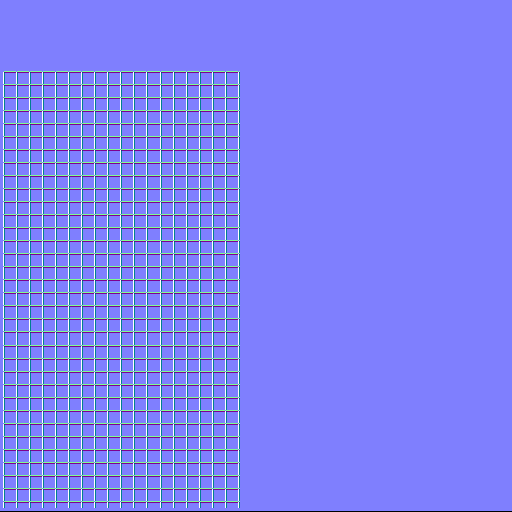
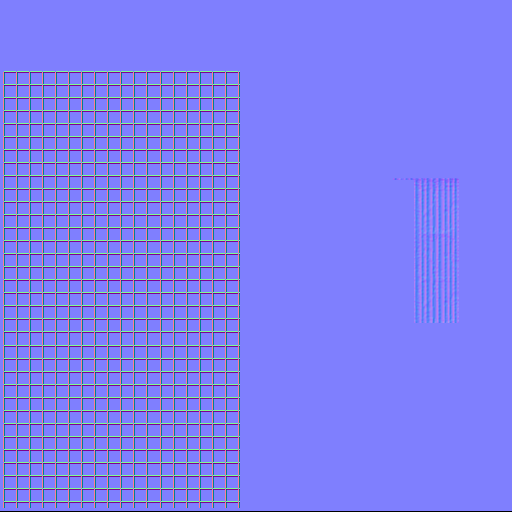
Comparing the layer stacks of the two 512x512 images. Changes:
removed layer "Layer 74" over left=3, top=72, right=459, bottom=508
added layer "Layer 84" above "Layer 83" over left=3, top=72, right=459, bottom=508
